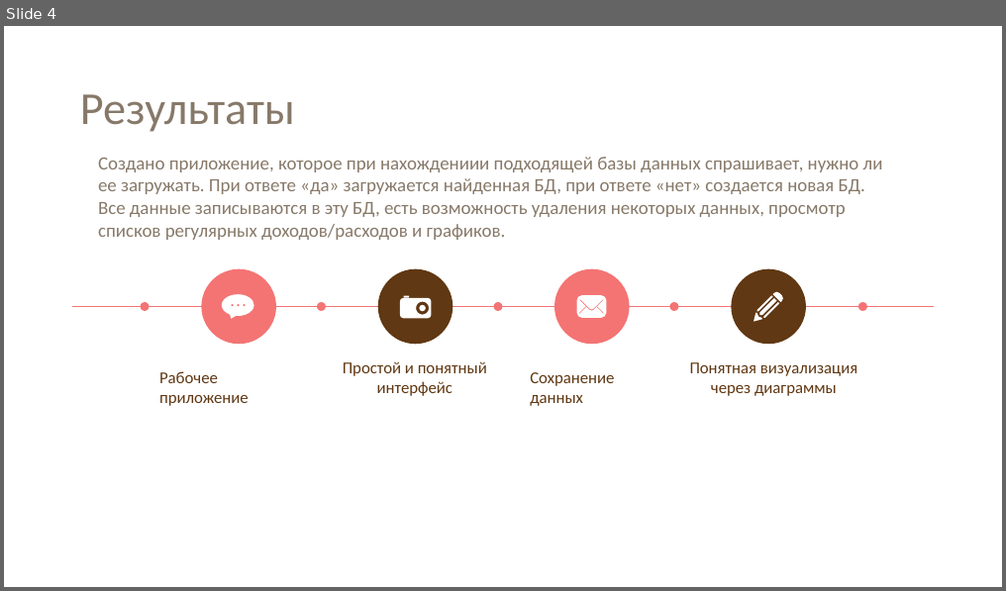
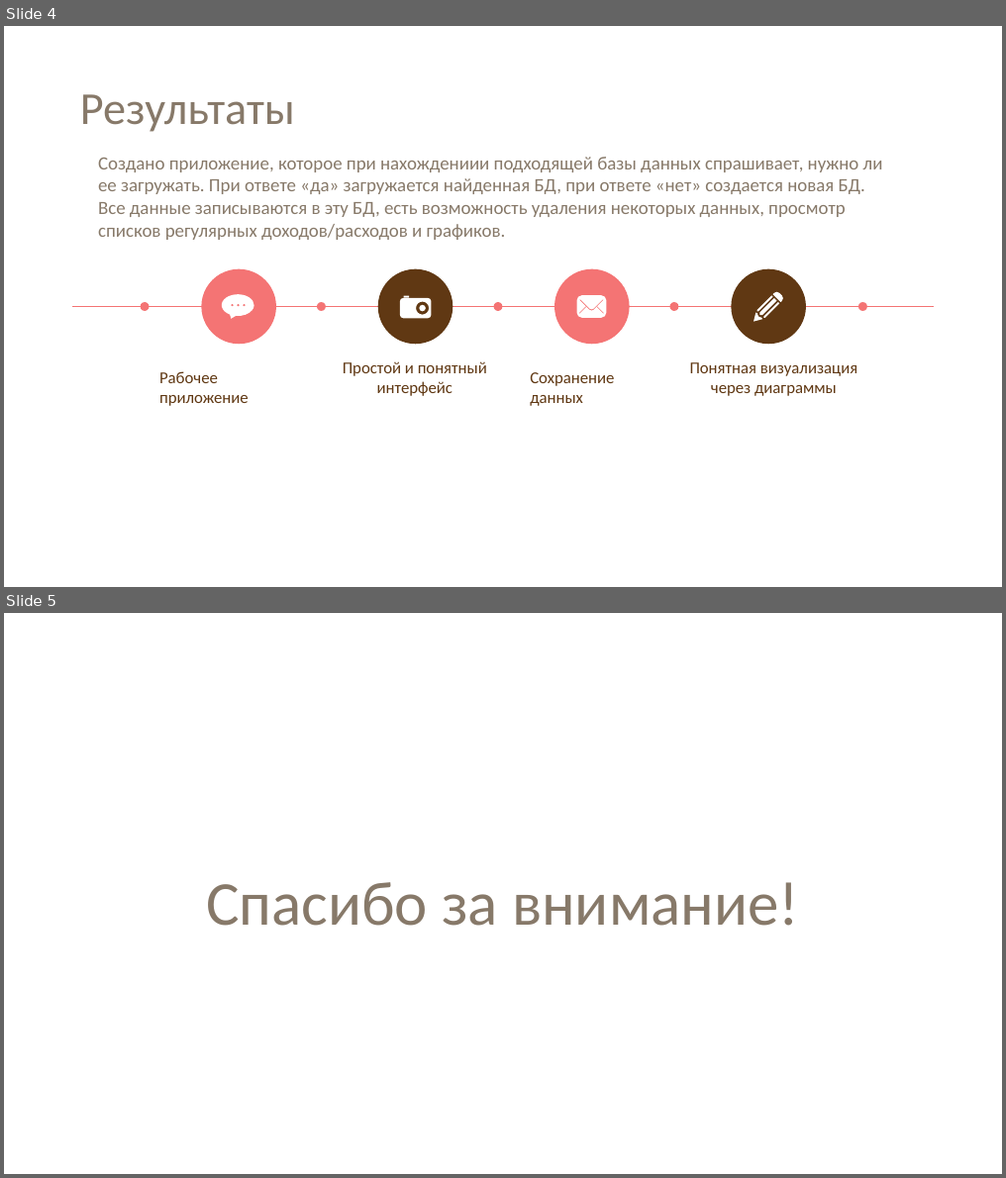
Before and after one commit to aileli08097-sudo/yandex-project, a slide deck: презентация_проект.pptx. Shown one above the other, each under a label of ours: slide 4 before the commit, slides 4 and 5 after it. The pictures are 1006x591 and 1006x1178 pixels, drawn with LibreOffice and Linux fonts; fonts in the diff are those of the drawing; background and template pictures are left out. Boxes give left, top, right and bottom in pixels: in the first picture for what was removed or moved away, otherwise in the second. Text is boxed around its words. In the diff, an @@ line names an element or a change of style, - is before the commit and + after.

```diff
--- a/презентация_проект.pptx
+++ b/презентация_проект.pptx
@@ slide 5 added at (x1=4, y1=613, x2=1002, y2=1174), background #FFFFFF @@
@@ title added at (x1=206, y1=882, x2=799, y2=926), 60 pt, text #877969 @@
+Спасибо за внимание!
```
Also in this commit, not shown: 1 slide removed, 1 other file.
